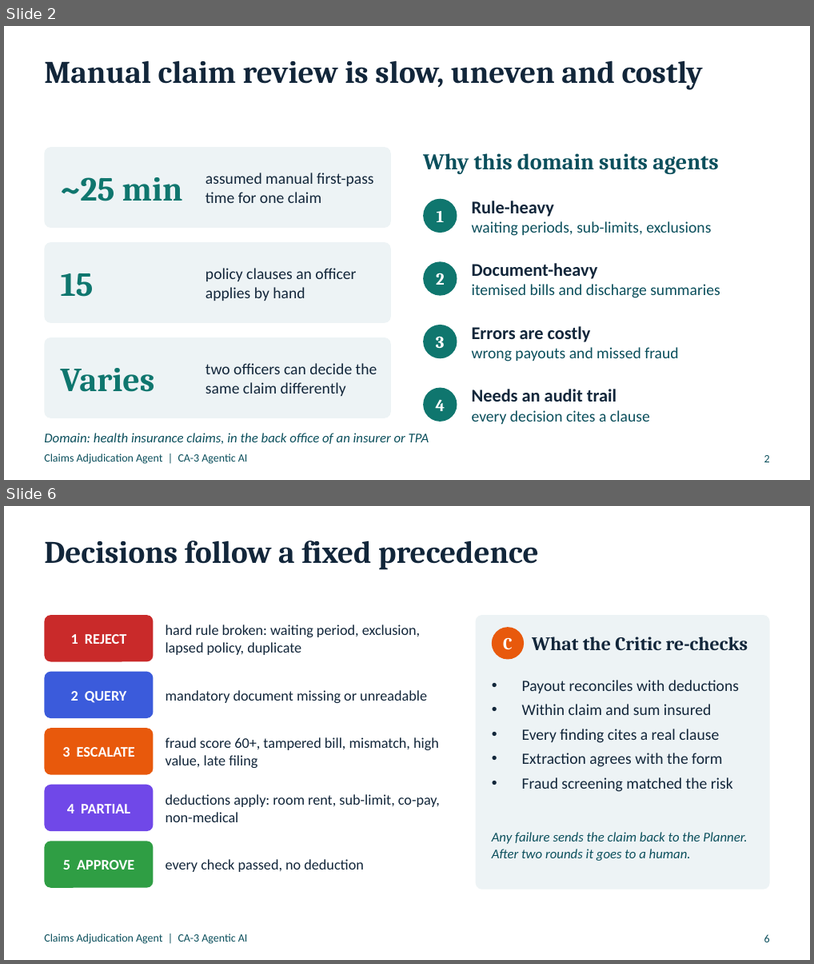
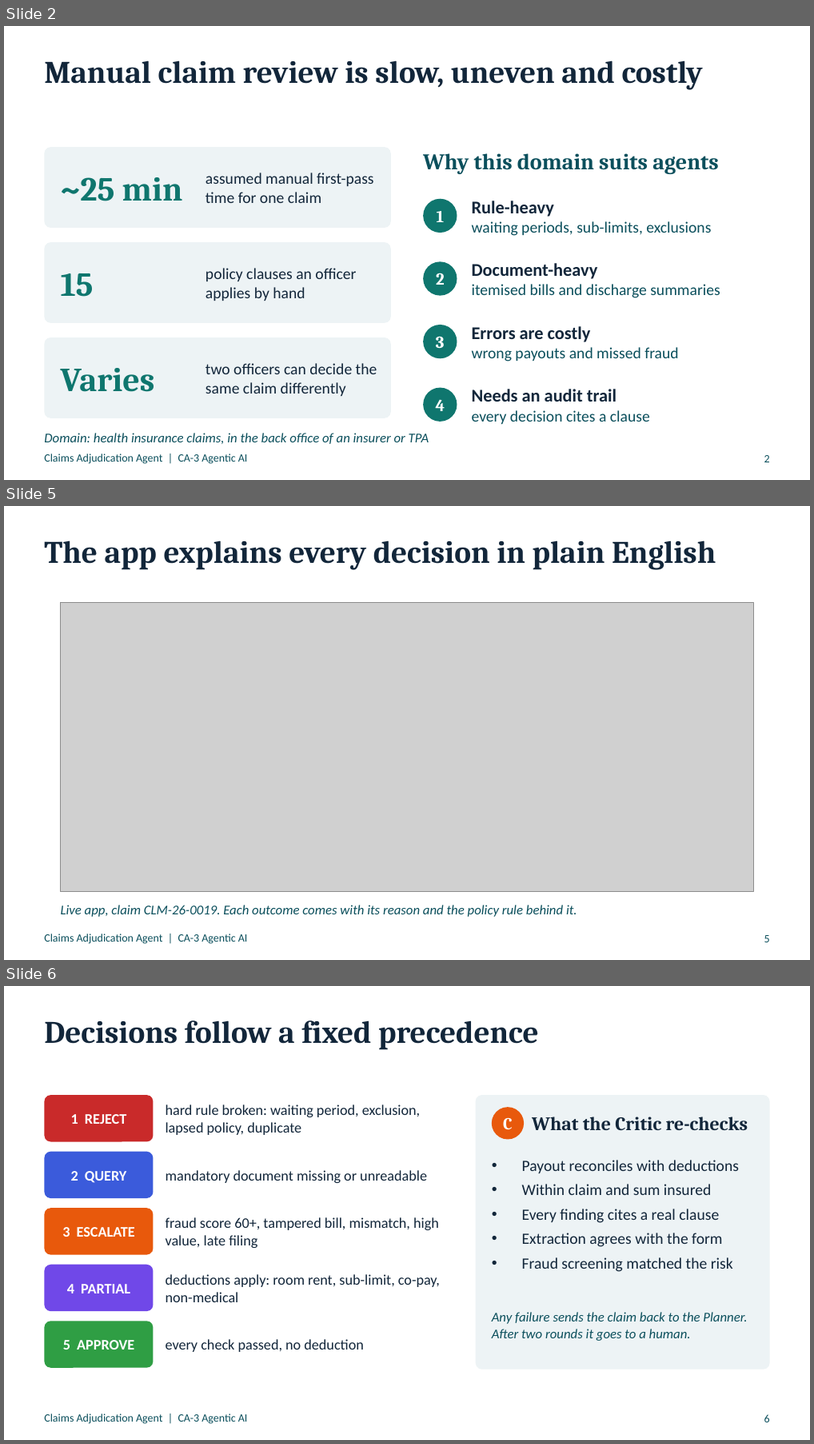
Before and after one commit to HarshSalunkhe2005/ClaimsDesk, a slide deck: docs/ClaimsAgent_CA3.pptx. Shown one above the other, each under a label of ours: slides 2 and 6 before the commit, slides 2, 5 and 6 after it; the slides between them are not shown. The pictures are 814x964 and 814x1444 pixels, drawn with LibreOffice and Linux fonts; fonts in the diff are those of the drawing; grey boxes stand for pictures. Boxes give left, top, right and bottom in pixels: in the first picture for what was removed or moved away, otherwise in the second. Text is boxed around its words. In the diff, an @@ line names an element or a change of style, - is before the commit and + after.

Commit message:
Deck v2: group members, live-app screenshots, tighter five-minute flow

```diff
--- a/docs/ClaimsAgent_CA3.pptx
+++ b/docs/ClaimsAgent_CA3.pptx
@@ slide 5 added at <box>4,506,810,960</box>, background #FFFFFF; not listed: 1 template element that a slide beside it also shows @@
@@ title added at <box>44,540,716,570</box>, 28 pt, text #12263A, bold @@
+The app explains every decision in plain English
@@ picture added at <box>61,603,754,891</box> @@
@@ text added at <box>61,904,578,916</box>, 12 pt, text #0B4F5C, italic @@
+Live app, claim CLM-26-0019. Each outcome comes with its reason and the policy rule behind it.
@@ page number added at <box>765,935,770,942</box>, 10 pt, text #0B4F5C @@
+5
```
Also in this commit, not shown: 4 slides changed, 2 other slides added, 3 slides removed, 3 other files.
